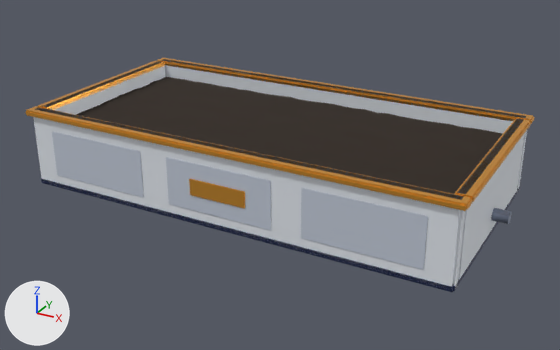
The glTF model godot/models/planter_tray.glb: old version first, new version second.
Rendered twice from a 50 mm lens placed at (0.962, -1.733, 0.906), pointed at (0.018, -0.018, 0.048). Lighting does not change. The marker at lower left points along +X, +Y and +Z. The first picture is the older version. Vertices at exactly the same position are counted once.

The first picture shows 'Base_Midnight', 'Body_Dim', 'Body_White', 'Soil_Dark', 'Trim_Gold' and 1 more.
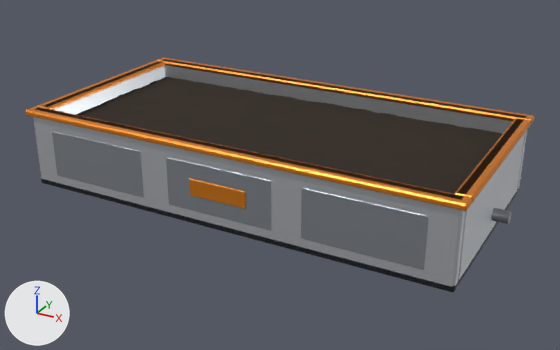
Where the change shows, as pixel boxes [x1, y1, x2, y2] in the pictures (560 x 350 px; the box of a moved part takes in the faces that stretch with it):
```json
{"object": "Trim_Gold", "change": "reshaped", "before": [26, 58, 535, 211], "after": [25, 58, 535, 211]}
{"part": 1, "of": "me_body_white", "change": "moved or reshaped", "before": [452, 132, 526, 286], "after": [452, 132, 526, 286]}
{"part": 2, "of": "me_body_white", "change": "recoloured", "before": [33, 59, 527, 290], "after": [33, 59, 527, 290], "on screen": "white to light grey"}
{"part": 3, "of": "me_body_dim", "change": "deleted", "before": [52, 131, 428, 270]}
{"part": 4, "of": "me_body_dim", "change": "recoloured", "before": [52, 132, 428, 269], "after": [52, 132, 428, 269], "on screen": "pale blue to grey"}
{"part": 5, "of": "me_trim_gold", "change": "deleted", "before": [26, 60, 534, 211]}
{"part": 6, "of": "me_trim_gold", "change": "deleted", "before": [189, 179, 245, 209]}
{"part": 7, "of": "me_trim_gold", "change": "recoloured", "before": [26, 58, 535, 210], "after": [26, 58, 535, 210]}
```

Edits to the scene script, one JSON object a line:
```json
{"op": "add", "block": "mat_trim_amber", "code": ["mat_trim_amber = principled_material('Trim_Amber')", "mat_trim_amber.base_color = (0.768, 0.231, 0.0116)  # orange #e3841c", "mat_trim_amber.metallic = 0.55", "mat_trim_amber.roughness = 0.38"]}
{"op": "add", "block": "mat_body_steel", "code": ["mat_body_steel = principled_material('Body_Steel')", "mat_body_steel.base_color = (0.376, 0.407, 0.445)  # grey #a5abb2", "mat_body_steel.metallic = 0.82", "mat_body_steel.roughness = 0.42"]}
{"op": "add", "block": "mat_body_alu", "code": ["mat_body_alu = principled_material('Body_Alu')", "mat_body_alu.base_color = (0.651, 0.68, 0.716)  # light grey #d3d7dc", "mat_body_alu.metallic = 0.78", "mat_body_alu.roughness = 0.36"]}
{"block": "me_body_dim", "where": "# used by ob_body_dim; location = (0.0, 0.0, 0.0)"}
{"op": "remove", "block": "me_body_dim", "code": "me_body_dim.from_pydata(...)  # 192 vertices, 360 faces; spans x -0.53..0.53, y -0.302..0.302, z 0.04..0.17"}
{"op": "add", "block": "me_body_dim", "code": "me_body_dim.from_pydata(...)  # 144 vertices, 264 faces; spans x -0.53..0.53, y -0.302..0.302, z 0.04..0.17"}
{"block": "me_body_dim", "change": "me_body_dim part 3: 24 vertices removed from x -0.529..0.529, y -0.301, z 0.041..0.169"}
{"block": "me_body_dim", "change": "me_body_dim part 4: 72 faces spanning x -0.53..0.53, y -0.302..0.302, z 0.04..0.17 switch from mat_body_dim (pale blue #c7cfdd) to mat_body_steel (grey #a5abb2)"}
{"block": "me_body_dim", "change": "other edits to the shape of me_body_dim do not show in these pictures"}
{"block": "me_body_white", "where": "# used by ob_body_white; location = (0.0, 0.0, 0.0)"}
{"op": "remove", "block": "me_body_white", "code": "me_body_white.from_pydata(...)  # 128 vertices, 240 faces; spans x -0.6..0.6, y -0.3..0.3, z 0.0..0.22"}
{"op": "add", "block": "me_body_white", "code": "me_body_white.from_pydata(...)  # 96 vertices, 176 faces; spans x -0.6..0.6, y -0.3..0.3, z 0.0..0.22"}
{"block": "me_body_white", "change": "me_body_white part 1"}
{"block": "me_body_white", "change": "32 vertices are removed from x -0.594..0.594, y -0.294..0.294, z 0.006..0.214"}
{"block": "me_body_white", "change": "192 faces are deleted"}
{"block": "me_body_white", "change": "128 new faces join them"}
{"block": "me_body_white", "change": "me_body_white part 2: 48 faces spanning x -0.6..0.6, y -0.3..0.3, z 0.0..0.22 switch from mat_body_white (white #e9eef5) to mat_body_alu (light grey #d3d7dc)"}
{"block": "me_trim_gold", "where": "# used by ob_trim_gold; location = (0.0, 0.0, 0.0)"}
{"op": "remove", "block": "me_trim_gold", "code": "me_trim_gold.from_pydata(...)  # 192 vertices, 360 faces; spans x -0.62..0.612, y -0.312..0.312, z 0.082..0.22"}
{"op": "add", "block": "me_trim_gold", "code": "me_trim_gold.from_pydata(...)  # 152 vertices, 280 faces; spans x -0.62..0.612, y -0.312..0.312, z 0.082..0.22"}
{"block": "me_trim_gold", "change": "me_trim_gold part 5: 32 vertices removed from x -0.608..0.608, y -0.308..0.308, z 0.208..0.216"}
{"block": "me_trim_gold", "change": "me_trim_gold part 6: 8 vertices removed from x -0.079..0.079, y -0.304..-0.303, z 0.083..0.127"}
{"block": "me_trim_gold", "change": "me_trim_gold part 7: 120 faces spanning x -0.62..0.612, y -0.312..0.312, z 0.082..0.22 switch from mat_trim_gold (orange #e8a33d) to mat_trim_amber (orange #e3841c)"}
```
